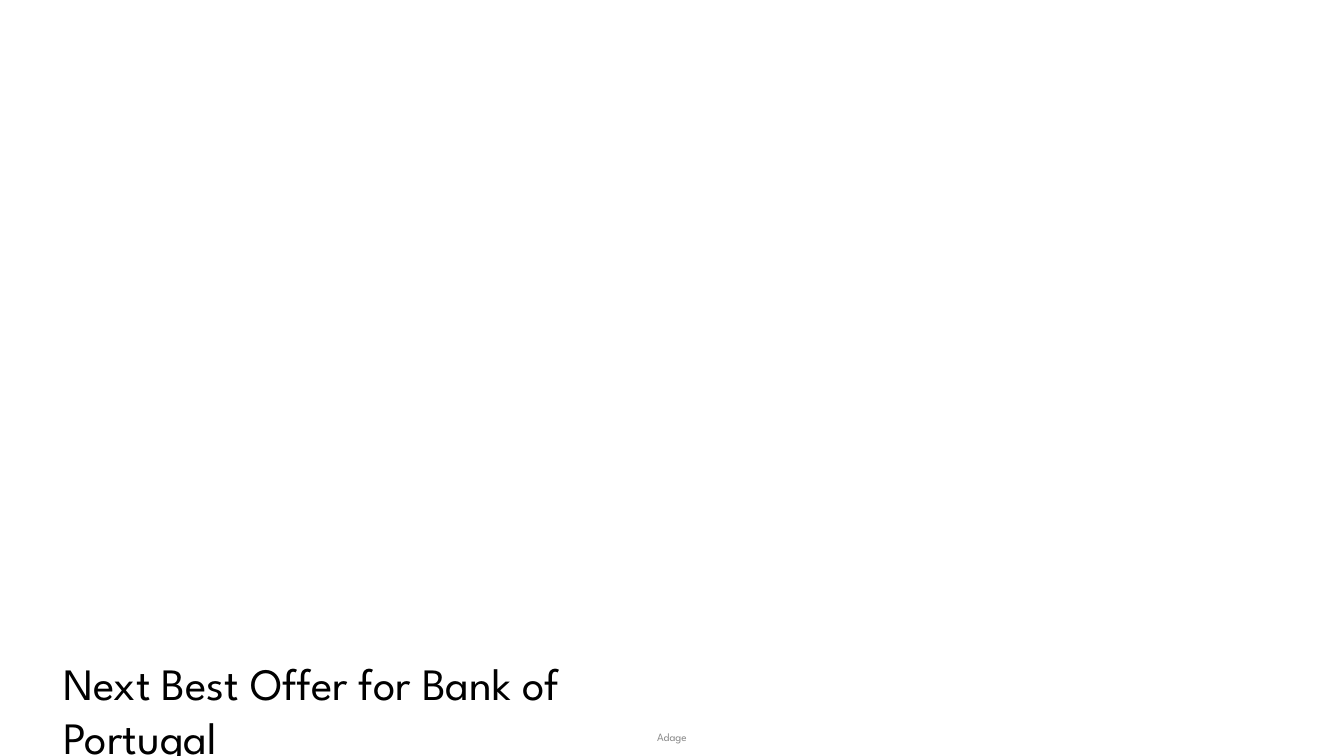
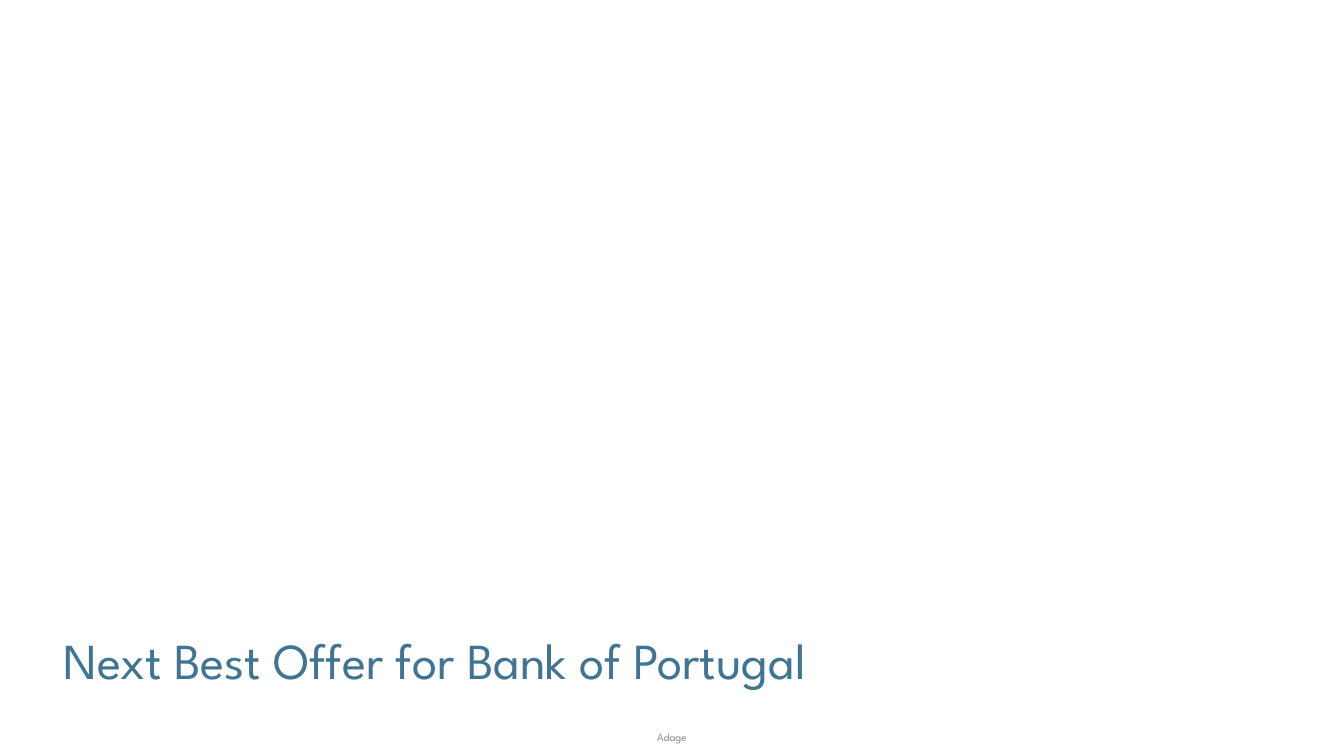
Before and after one commit to mnikolop/case1-bank, a slide deck: slide 1 of presentations/Deliverable.pptx. Drawn at 1344x756 pixels with LibreOffice and Linux fonts; fonts in the diff are those of the drawing; background and template pictures are left out. Boxes give left, top, right and bottom in pixels: in the first picture for what was removed or moved away, otherwise in the second. Text is boxed around its words. In the diff, an @@ line names an element or a change of style, - is before the commit and + after.

```diff
--- a/presentations/Deliverable.pptx
+++ b/presentations/Deliverable.pptx
@@ text "Next Best Offer for Bank ...": place and size @@
-text "Next Best Offer for Bank ..." at (63, 668, 559, 756)
+text "Next Best Offer for Bank ..." at (63, 643, 806, 690)
@@ text "Next Best Offer for Bank ..." at (63, 643, 806, 690): size 32 to 36 pt, text colour #000000 to #3F7593 @@
```
Also in this commit, not shown: 2 other slides changed, 10 slides added, 6 slides removed, 5 other files.
